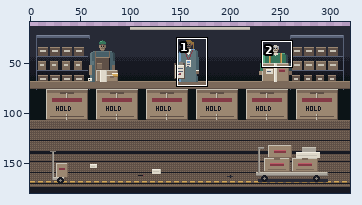
Pixel-art file -- art/src/news/tableaux.aseprite. The first picture is a wide view before the edit; the outline marks the close-up.
Close-up. Before the commit:
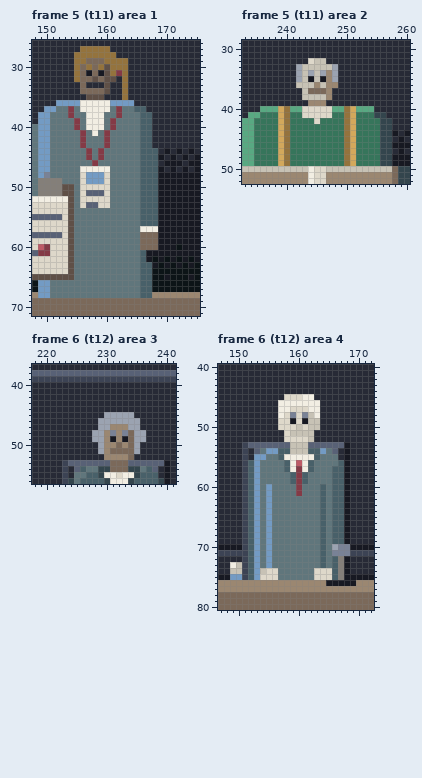
320x180 pixels, 10 frames. Colours within 5 levels of each other are drawn and written as one. Shown: frame 5 (t11) area 1: x 148..175, y 26..71; frame 5 (t11) area 2: x 233..260, y 29..52; frame 6 (t12) area 3: x 218..241, y 37..56; frame 6 (t12) area 4: x 147..172, y 40..80. The wide view leaves out empty margins. The commit also changed other frames or places, which this record leaves out.
Now the later version:
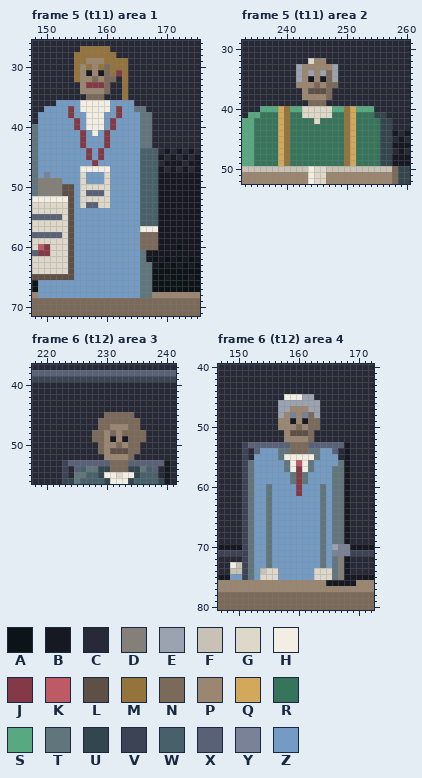
Palette (. is transparent): A #0c1417  B #171922  C #272a36  D #847f79  E #9ba3b1  F #c7c2b5  G #ded8ca  H #f2eee3  J #843a46  K #bd5a66  L #5f5047  M #94733d  N #7b695a  P #9b8771  Q #d2a85c  R #36755b  S #58a982  T #60767c  U #33454d  V #3c4354  W #486069  X #586176  Y #798296  Z #739bc4
Change:
Changed rows in their new state; - is an unchanged pixel.
Frame 5 (t11) area 1:
first column x 151:
29 ------PPP--------
30 -----P-P-N-------
31 -----P-P-N-------
32 -----PPNPNN------
33 -----PJJJN-------
34 -----PPPPN-------
35 ------NNN--------
37 -ZZ-Z-----Z-ZZTT-
38 ZZZ-ZZ---ZZ-ZZZTT
39 ZZZZ-Z---Z-ZZZZTT
40 ZZZZ-Z---Z-ZZZZTT
41 ZZZZZ-Z-Z-ZZZZZTT
42 ZZZZZ-ZZZ-ZZZZZTT
43 ZZZZZ-ZZZ-ZZZZZTT
44 ZZZZZZ-Z-ZZZZZZ--
45 ZZZZZZ-Z-ZZZZZZ--
46 ZZZZZZZ-ZZZZZZZ--
47 ZZZZZ-----ZZZZZ--
48 ZZZZZ-----ZZZZZ--
49 --ZZZ-----ZZZZZ--
50 ----Z-----ZZZZZ--
51 ----Z-----ZZZZZ--
52 ----Z-----ZZZZZ--
53 ----Z-----ZZZZZ--
54 ----ZZZZZZZZZZZ--
55 ----ZZZZZZZZZZZ--
56 ----ZZZZZZZZZZZ--
57 ----ZZZZZZZZZZZ--
58 ----ZZZZZZZZZZZ--
59 ----ZZZZZZZZZZZ--
60 ----ZZZZZZZZZZZ--
61 ----ZZZZZZZZZZZT-
62 ----ZZZZZZZZZZZT-
63 ----ZZZZZZZZZZZTT
64 ----ZZZZZZZZZZZTT
65 ----ZZZZZZZZZZZTT
66 ZZZZZZZZZZZZZZZTT
67 ZZZZZZZZZZZZZZZTT
68 ZZZZZZZZZZZZZZZTT
Frame 5 (t11) area 2:
first column x 242:
32 ---PP--
33 -PPPPP-
34 -P-P-N-
35 -P-P-N-
36 PPPNPNN
37 -PLLLN-
38 -PPPPN-
39 --NNN--
Frame 6 (t12) area 3:
first column x 228:
45 --NNNNN--
46 -NNNNNNN-
47 -NN---NN-
48 NN-N-N-NN
49 NN-----NN
50 -N-----N-
51 -N-LLL-N-
Frame 6 (t12) area 4:
first column x 152:
45 ------HHHEE-----
46 -----EEEEEEE----
47 -----EEPPPEE----
48 -----EP-P-NE----
49 -----PP-P-NN----
50 -----PPPNPNN----
51 ------PLLLN-----
52 ------PPPPN-----
53 -------NNN------
54 --Z--TTNNNTT-Z--
55 ---ZZT-----TZZZ-
56 T-ZZZZT---TZZZZT
57 T-ZZZZT---TZZZTT
58 T-ZZZZZT-TZZZZTT
59 T-ZZZZZT-TZZZZTT
60 T-ZTZZZZ-ZZZTZTT
61 T-ZTZZZZ-ZZZTZTT
62 T-ZTZZZZZZZZTZTT
63 T-ZTZZZZZZZZTZTT
64 T-ZTZZZZZZZZTZTT
65 T-ZTZZZZZZZZTZTT
66 T-ZTZZZZZZZZTZTT
67 T-ZTZZZZZZZZTZTT
68 T-ZTZZZZZZZZTZTT
69 T-ZTZZZZZZZZTZTT
70 T-ZTZZZZZZZZTZ--
71 T-ZTZZZZZZZZTZ--
72 T-ZTZZZZZZZZTZT-
73 T-ZTZZZZZZZZTZT-
74 T----ZZZZZZ---T-
75 T----ZZZZZZ---T-
